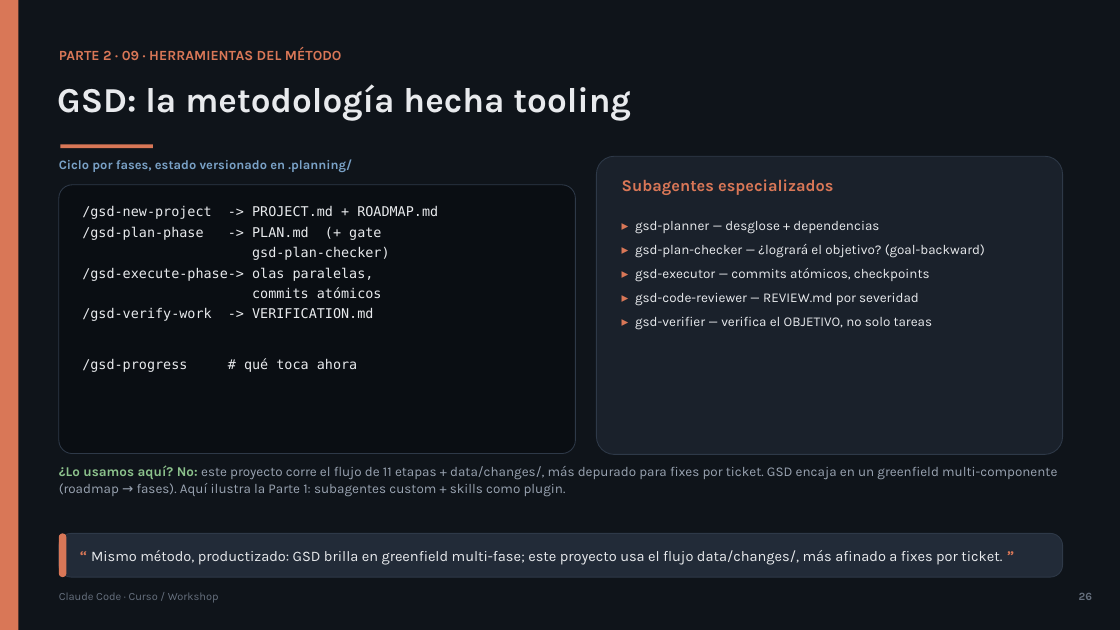
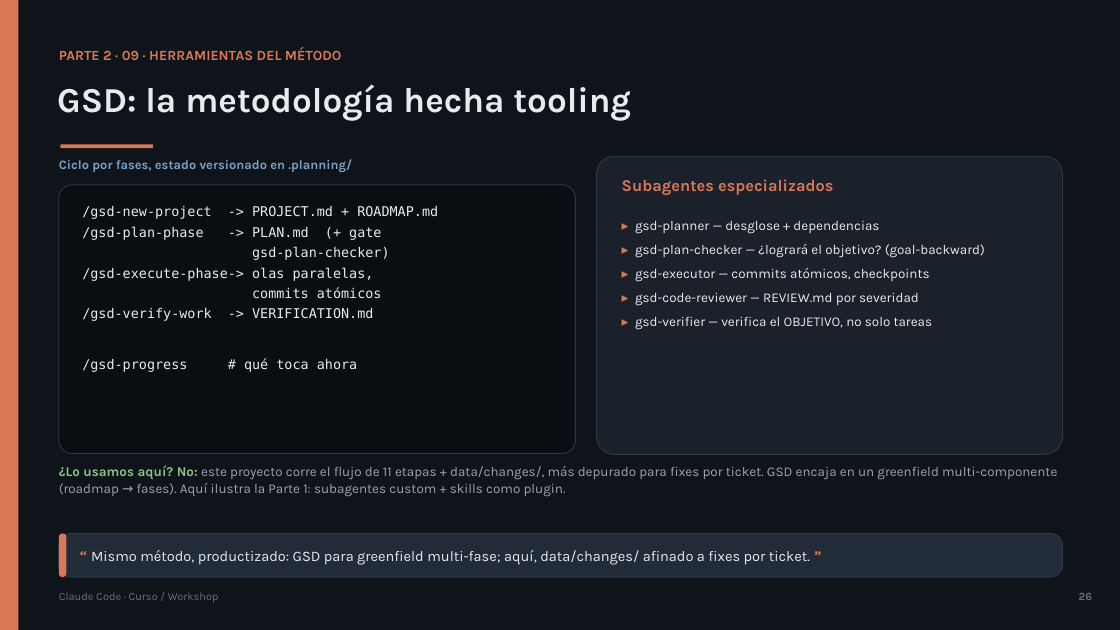
Before and after one commit to olonok69/claude_code_ml_engineer, a slide deck: slide 26 of presentacion/Claude_Code_Presentacion.pptx. Drawn at 1120x630 pixels with LibreOffice and Linux fonts; fonts in the diff are those of the drawing. Boxes give left, top, right and bottom in pixels: in the first picture for what was removed or moved away, otherwise in the second. Text is boxed around its words. In the diff, an @@ line names an element or a change of style, - is before the commit and + after.

```diff
--- a/presentacion/Claude_Code_Presentacion.pptx
+++ b/presentacion/Claude_Code_Presentacion.pptx
@@ text at (x1=91, y1=550, x2=810, y2=565): text changed @@
-“ Mismo método, productizado: GSD brilla en greenfield multi-fase; este proyecto usa el flujo data/changes/, más afinado a fixes por ticket. ”
+“ Mismo método, productizado: GSD para greenfield multi-fase; aquí, data/changes/ afinado a fixes por ticket. ”
```
Also in this commit, not shown: 3 other slides changed, 5 other files.
